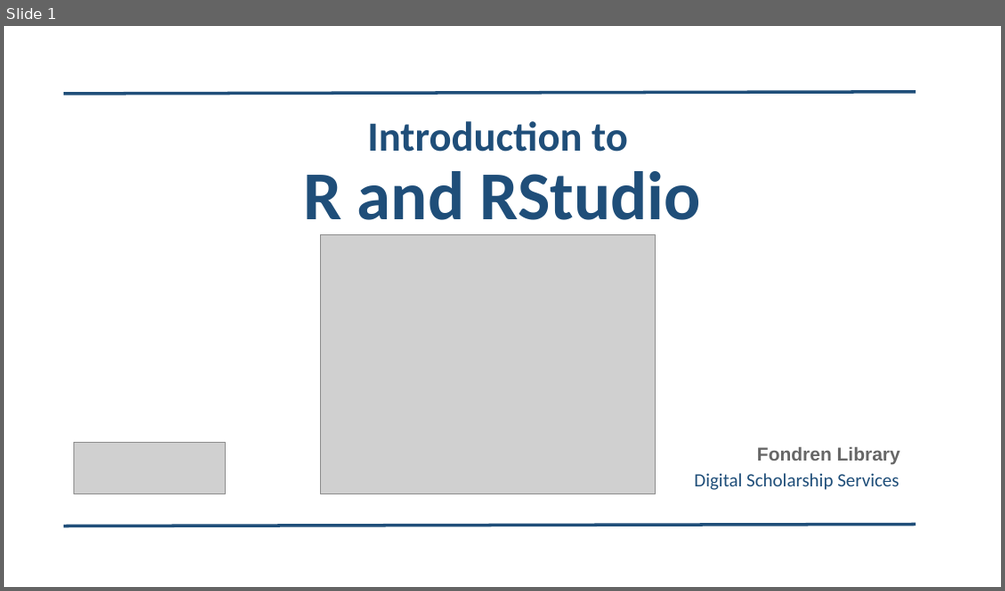
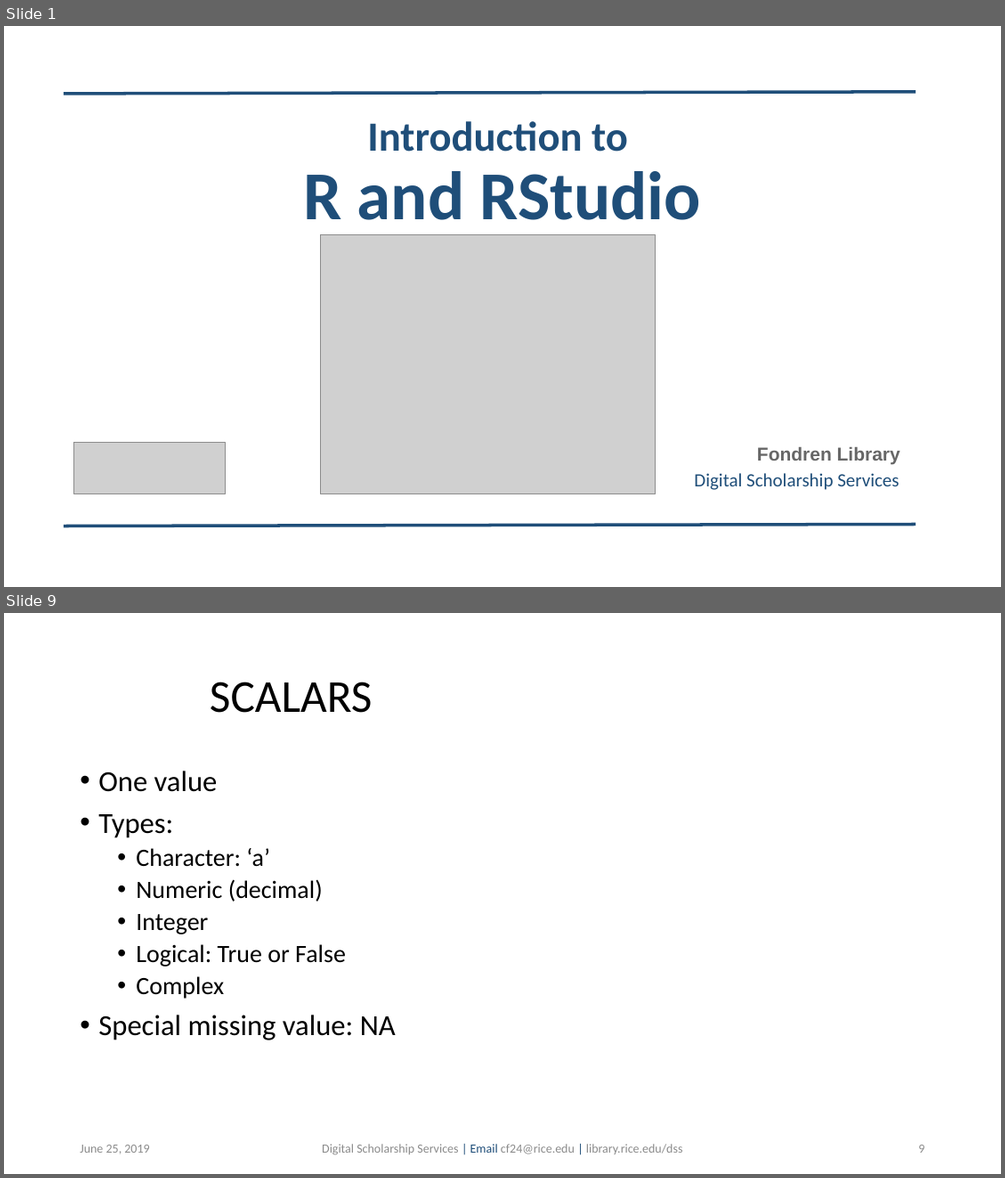
Before and after one commit to bakitybacon/rice-data-and-donuts, a slide deck: introR/Introduction to R.pptx. Shown one above the other, each under a label of ours: slide 1 before the commit, slides 1 and 9 after it; the slides between them are not shown. The pictures are 1005x591 and 1005x1178 pixels, drawn with LibreOffice and Linux fonts; fonts in the diff are those of the drawing; grey boxes stand for pictures; background and template pictures are left out. Boxes give left, top, right and bottom in pixels: in the first picture for what was removed or moved away, otherwise in the second. Text is boxed around its words. In the diff, an @@ line names an element or a change of style, - is before the commit and + after.

```diff
--- a/introR/Introduction to R.pptx
+++ b/introR/Introduction to R.pptx
@@ slide 9 added at box(4, 613, 1001, 1174), background #FFFFFF @@
@@ title added at box(210, 682, 372, 713), 44 pt, text #000000 @@
+SCALARS
@@ text added at box(98, 771, 396, 1040), 24 pt, text #000000 @@
+• One value
+• Types:
+  • Character: ‘a’
+  • Numeric (decimal)
+  • Integer
+  • Logical: True or False
+  • Complex
+• Special missing value: NA
@@ text added at box(80, 1144, 149, 1153), 12 pt, text #8C8C8C @@
+June 25, 2019
@@ text added at box(322, 1143, 683, 1155), 12 pt, text #8C8C8C @@
+Digital Scholarship Services | Email cf24@rice.edu | library.rice.edu/dss
@@ page number added at box(918, 1144, 924, 1152), 12 pt, text #8C8C8C @@
+9
```
Also in this commit, not shown: 3 slides changed, 29 other slides added.
